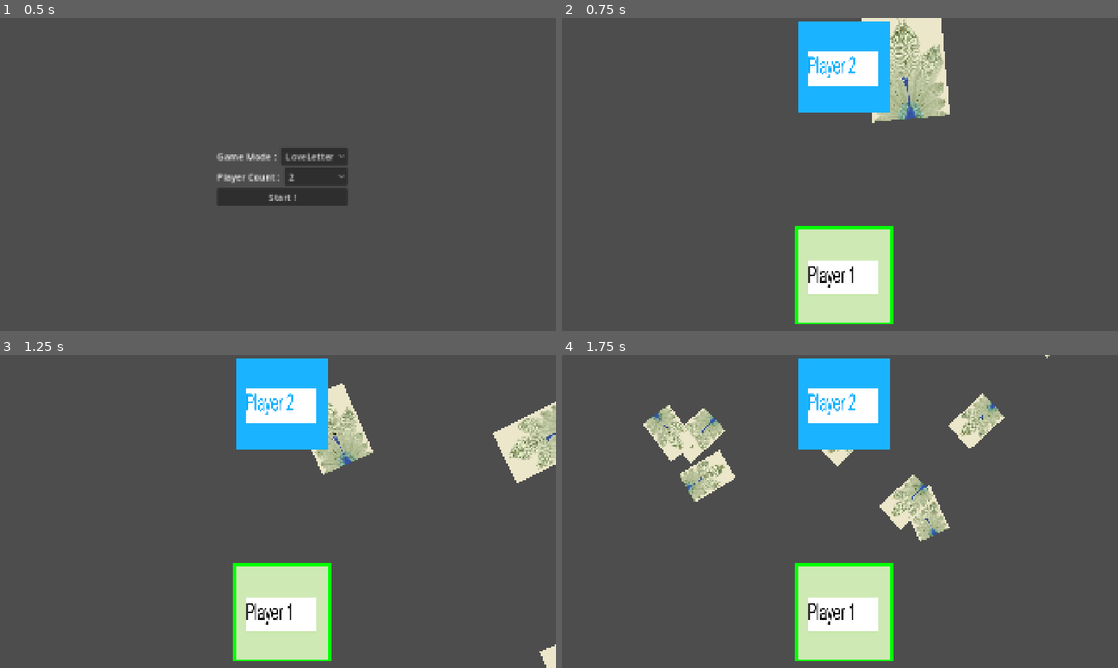
Above: before the commit, frames 1-4 (two rows, left to right).
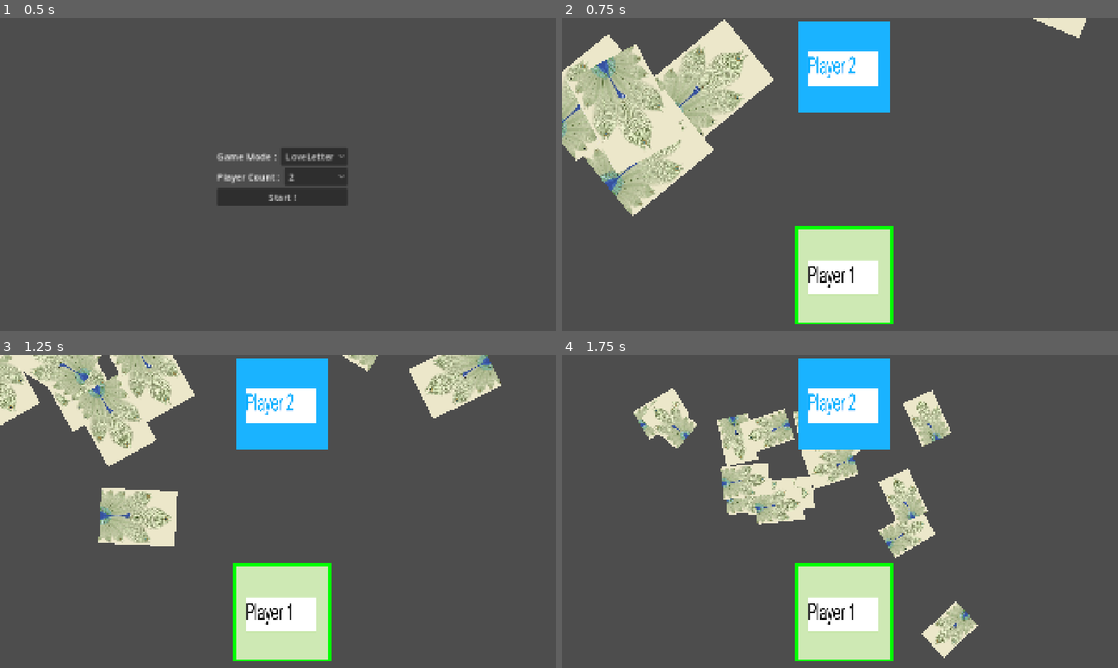
Above: after the commit, the same moments.

Repository: abhinandhari/CardGamePlayer
Game: Godot game, scene res://Scenes/start_scene.tscn
Two runs of this game, one before a commit and one after it. Both use one fixed random seed, a clock stepped at 60 frames per second and the inputs below.
Inputs (mouse positions are in pixels of both pictures, inside the frame that each line leads up to):
- Up to frame 1 (0.5 s): no input
- Up to frame 2 (0.75 s): click "Start !" at 0.5 s
- Up to frame 3 (1.25 s): no input
- Up to frame 4 (1.75 s): move the mouse to (962, 495) at 1.27 s

Frame 1 is identical in both runs. In frame 2, 17% of the frame differs, in the area x 0-95%, y 0-64%; in frame 3, 16%; in frame 4, 12%.

Commit message:
quick fix to queen logic - queen check not required i believe.

Diff:
--- a/Scripts/GameModes/LoveLetter/LoveLetterMode.gd
+++ b/Scripts/GameModes/LoveLetter/LoveLetterMode.gd
@@ -40,27 +40,27 @@
 	var deck :Array[AbstractCard]=[]
 	#var card:LoveLetterCard
 	##Actual game mode
+	for i in range(5):
+		deck.append(load_up_card_scene().initialize(1))
+		pass
+	for i in range(2):
+		deck.append(load_up_card_scene().initialize(2))
+		deck.append(load_up_card_scene().initialize(3))
+		deck.append(load_up_card_scene().initialize(4))
+		deck.append(load_up_card_scene().initialize(5))
+		pass
+	deck.append(load_up_card_scene().initialize(6))
+	deck.append(load_up_card_scene().initialize(7))
+	deck.append(load_up_card_scene().initialize(8))
+	# # #Specific card testing
 	#for i in range(5):
-		#deck.append(load_up_card_scene().initialize(1))
-		#pass
-	#for i in range(2):
-		#deck.append(load_up_card_scene().initialize(2))
-		#deck.append(load_up_card_scene().initialize(3))
-		#deck.append(load_up_card_scene().initialize(4))
-		#deck.append(load_up_card_scene().initialize(5))
-		#pass
-	#deck.append(load_up_card_scene().initialize(6))
-	#deck.append(load_up_card_scene().initialize(7))
-	#deck.append(load_up_card_scene().initialize(8))
-	#Specific card testing
-	for i in range(5):
-		deck.append(load_up_card_scene().initialize(7))
+		#deck.append(load_up_card_scene().initialize(7))
 
 		# One of each card
-	deck.append(load_up_card_scene().initialize(5))
-	deck.append(load_up_card_scene().initialize(6))
-	deck.append(load_up_card_scene().initialize(8))
-	deck.append(load_up_card_scene().initialize(4))
+	#deck.append(load_up_card_scene().initialize(1))
+	#deck.append(load_up_card_scene().initialize(2))
+	#deck.append(load_up_card_scene().initialize(3))
+	#deck.append(load_up_card_scene().initialize(4))
 	#deck.append(load_up_card_scene().initialize(5))
 	#deck.append(load_up_card_scene().initialize(6))
 	#deck.append(load_up_card_scene().initialize(7))
@@ -180,6 +180,8 @@
 	print(PlayerManager.print_all_player_data())
 
 func reset_for_new_turn():
+	for card in PlayerManager.currentPlayer.hand.get_children():
+		card.set_selectable(true)
 	cardInPlay=null
 	selectedPlayer=null
 	currentGameState=GameState.IDLE
@@ -304,8 +306,6 @@
 
 func resolve_queen_play():
 	print("QUEEN REACHED")
-	for card in PlayerManager.currentPlayer.hand.get_children():
-		card.set_selectable(true)
 	end_of_turn()
 	pass
 
